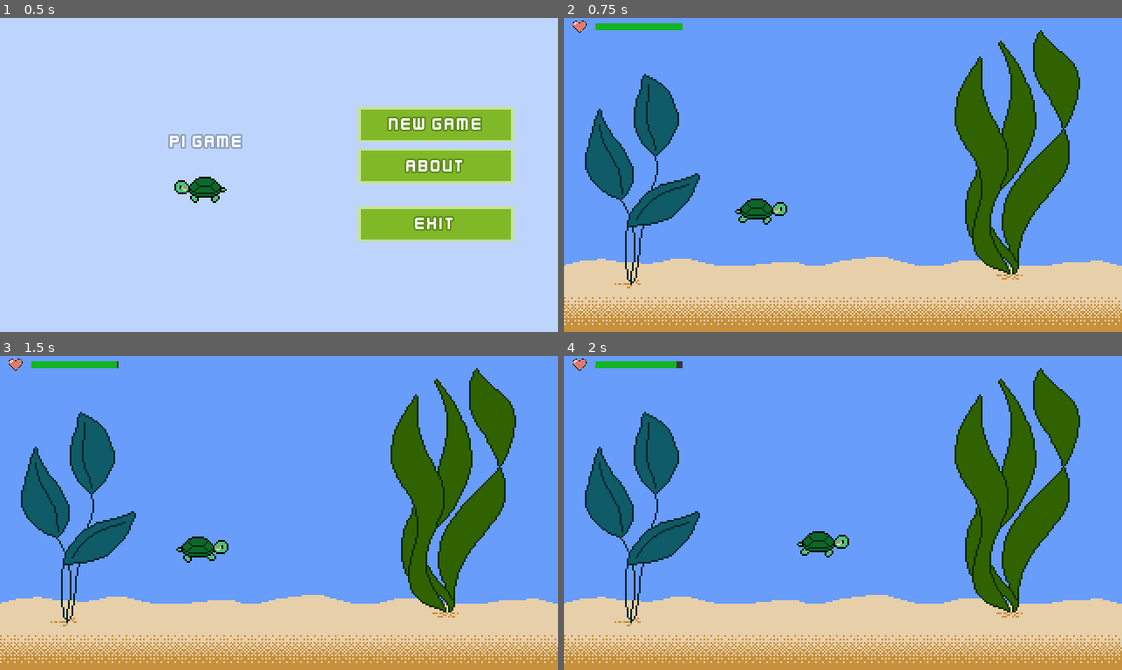
Above: before the commit, frames 1-4 (two rows, left to right).
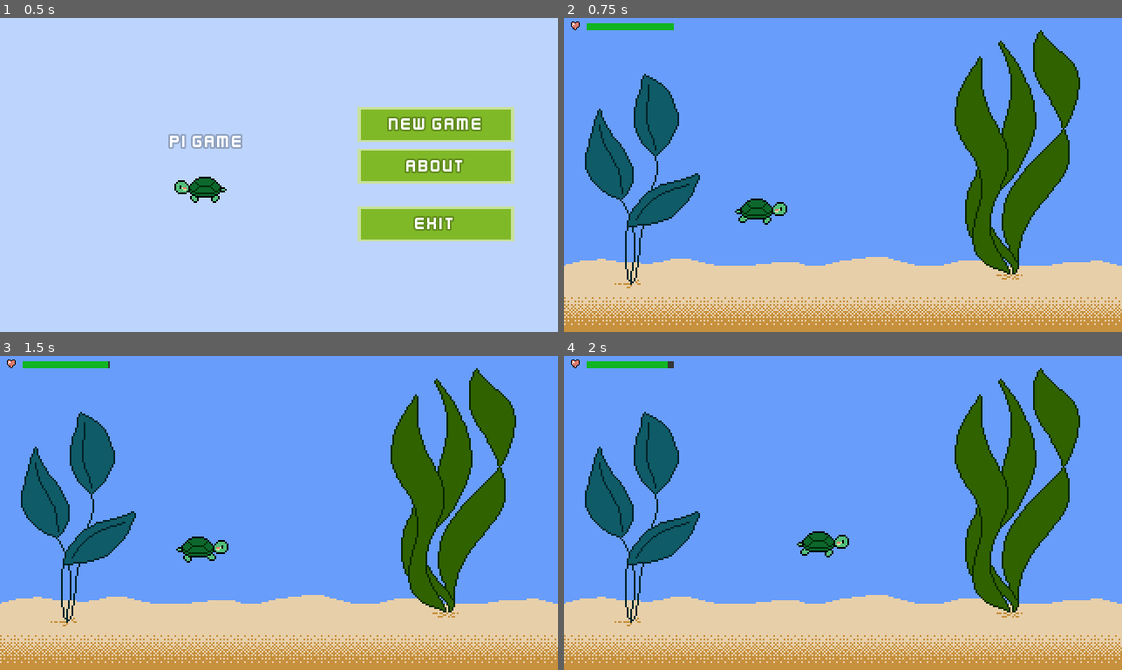
Above: after the commit, the same moments.

Repository: kelvinatorr/pi-game
Game: Godot game, scene res://SceneManager.tscn
Same seed, same stepped clock (60 frames per second), same inputs: the game is played once before the commit and once after it.
Inputs:
- Up to frame 1 (0.5 s): no input
- Up to frame 2 (0.75 s): click "New Game" at 0.5 s
- Up to frame 3 (1.5 s): tap Enter at 1.25 s; hold Right (ui_right) from 1.28 s (still down)
- Up to frame 4 (2 s): keep holding Right (ui_right); tap Up (ui_up) at 1.52 s

Frame 1 is identical in both runs. In frame 2, 0.1% of the frame differs, in the area x 1-22%, y 0-5%; in frame 3, 0.1%; in frame 4, 0.2%.

Commit message:
Change UI heart to use 8x8 heart

Diff:
--- a/ui/UI.tscn
+++ b/ui/UI.tscn
@@ -1,6 +1,6 @@
 [gd_scene load_steps=4 format=2]
 
-[ext_resource path="res://ui/ancillary-heart.png" type="Texture" id=1]
+[ext_resource path="res://items/ancillary-heart-8x8.png" type="Texture" id=1]
 [ext_resource path="res://ui/hpbar.jpg" type="Texture" id=2]
 [ext_resource path="res://ui/UI.gd" type="Script" id=3]
 
@@ -36,9 +36,11 @@
 
 [node name="TextureRect" type="TextureRect" parent="HUD/InfoBar/HBoxContainer"]
 margin_left = 4.0
-margin_right = 14.0
-margin_bottom = 10.0
-rect_min_size = Vector2( 10, 10 )
+margin_top = 2.0
+margin_right = 9.0
+margin_bottom = 7.0
+rect_min_size = Vector2( 5, 5 )
+size_flags_vertical = 4
 texture = ExtResource( 1 )
 expand = true
 __meta__ = {
@@ -46,9 +48,9 @@
 }
 
 [node name="TextureProgress" type="TextureProgress" parent="HUD/InfoBar/HBoxContainer"]
-margin_left = 18.0
+margin_left = 13.0
 margin_top = 3.0
-margin_right = 68.0
+margin_right = 63.0
 margin_bottom = 7.0
 rect_min_size = Vector2( 50, 4 )
 size_flags_vertical = 4
